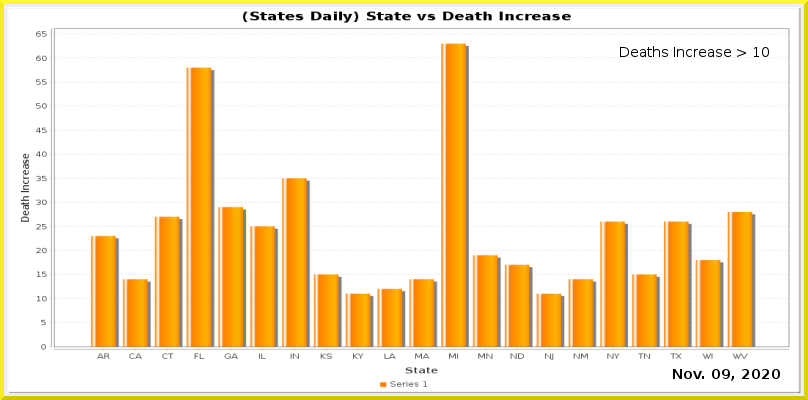
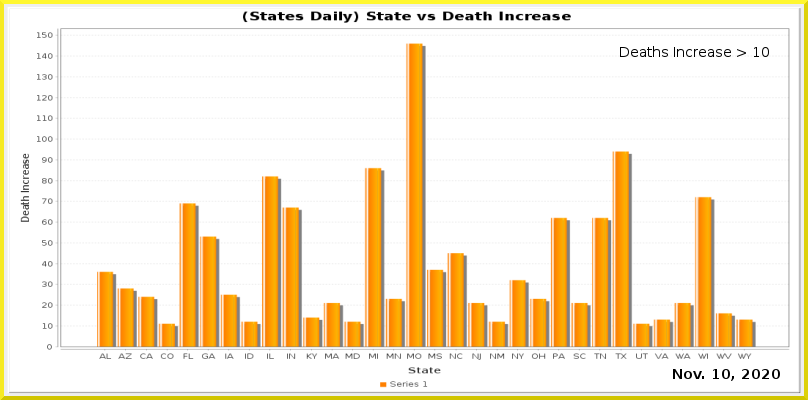
The second 808x400 image is a revision of the first. Changes to its layers:
painted on "Current Date" over <box>712,369,730,379</box>
painted on "Date_vs_TestIncrease.png" over <box>36,28,789,374</box>
